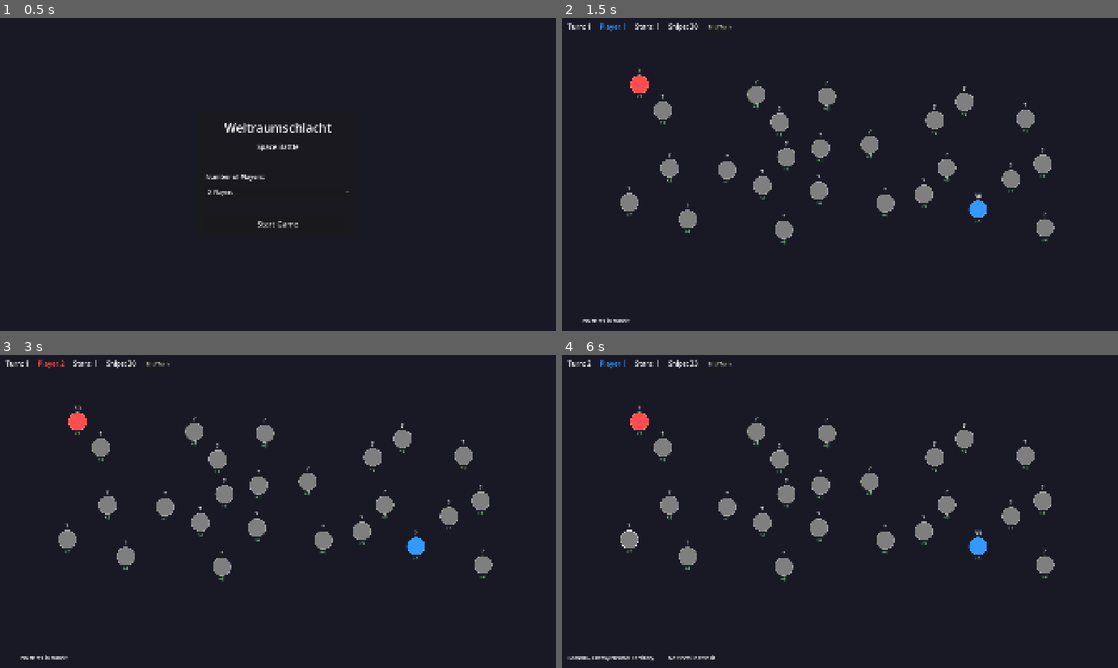
Above: before the commit, frames 1-4 (two rows, left to right).
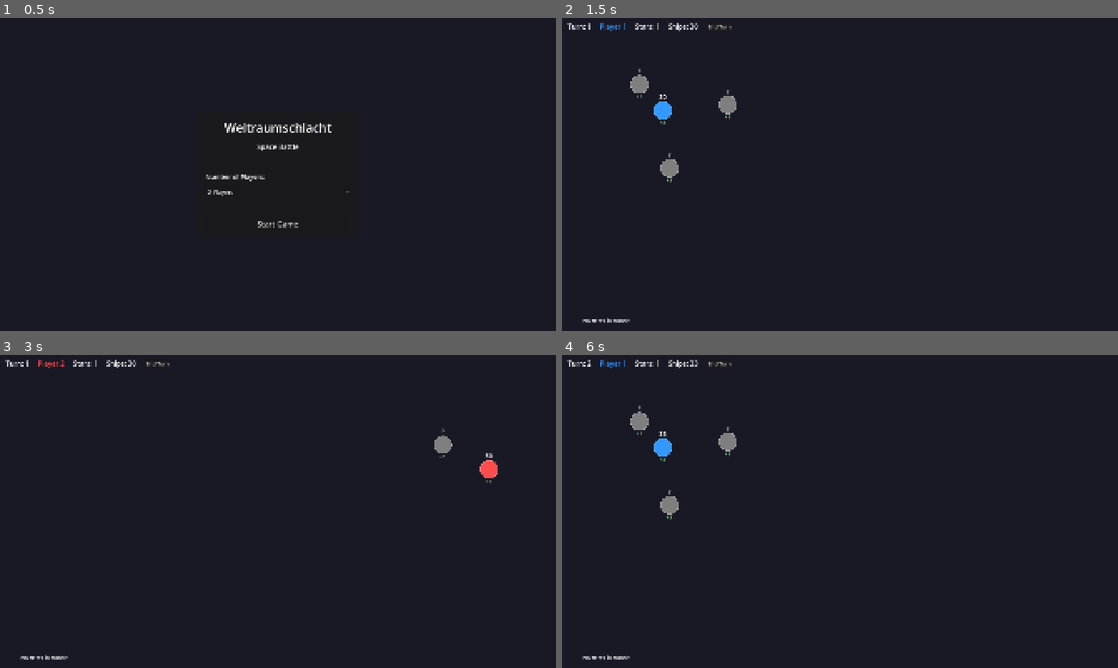
Above: after the commit, the same moments.

Repository: chrbayer/wrs
Game: Godot game, scene res://scenes/main.tscn
The game is run twice, just before and just after one commit, with the same random seed, the same clock (stepped at 60 frames per second) and the same inputs.
Inputs (mouse positions are in pixels of both pictures, inside the frame that each line leads up to):
- Up to frame 1 (0.5 s): no input
- Up to frame 2 (1.5 s): click "Start Game" at 0.5 s; click "Continue" at 1.25 s
- Up to frame 3 (3 s): click "End Turn" at 2 s; click "Continue" at 2.75 s
- Up to frame 4 (6 s): click "End Turn" at 3.5 s; click "End Turn" at 4.25 s; click "Continue" at 5 s; tap Enter at 5.75 s; move the mouse to (628, 539) at 5.77 s; click (628, 539) at 5.92 s

Frame 1 is identical in both runs. In frame 2, 4.2% of the frame differs, in the area x 10-89%, y 18-73%; in frame 3, 4.5%, in the area x 10-90%, y 16-73%; in frame 4, 4.4%.

Commit message:
Extend fog of war: stars only visible within range of owned systems
- Stars are now hidden unless within MAX_SYSTEM_DISTANCE (250px) of an
  owned system
- Universe generator ensures every star has at least one neighbor within
  visibility range for map connectivity
- Added hide_system() and show_system() methods to StarSystem

New requirements:
- U-06: Each star system shall have at least one neighbor within visibility range
- S-08: Star systems shall only be visible if within range of an owned system
- New parameter: MAX_SYSTEM_DISTANCE = 250 px

Co-Authored-By: Claude Opus 4.5 <noreply@anthropic.com>

Diff:
--- a/scripts/main.gd
+++ b/scripts/main.gd
@@ -182,13 +182,35 @@
 
 
 func _update_fog_of_war() -> void:
+	# First, determine which systems are visible to current player
+	var owned_systems: Array[StarSystem] = []
+	for system in systems:
+		if system.owner_id == current_player:
+			owned_systems.append(system)
+
 	# Update visibility based on current player
 	for system in systems:
-		system.update_visuals()
+		var system_visible = false
+
+		# Check if system is owned by current player
 		if system.owner_id == current_player:
-			system.show_fighter_count()
+			system_visible = true
 		else:
-			system.show_hidden_info()
+			# Check if any owned system is within visibility range
+			for owned in owned_systems:
+				if system.global_position.distance_to(owned.global_position) <= UniverseGenerator.MAX_SYSTEM_DISTANCE:
+					system_visible = true
+					break
+
+		if system_visible:
+			system.show_system()
+			system.update_visuals()
+			if system.owner_id == current_player:
+				system.show_fighter_count()
+			else:
+				system.show_hidden_info()
+		else:
+			system.hide_system()
 
 
 func _show_player_transition() -> void:
--- a/scripts/star_system.gd
+++ b/scripts/star_system.gd
@@ -101,7 +101,17 @@
 		production_label.add_theme_color_override("font_color", Color(0.56, 0.93, 0.56))
 
 
-## Show hidden info for fog of war
+## Hide the entire star system (fog of war - not in visibility range)
+func hide_system() -> void:
+	visible = false
+
+
+## Show the star system
+func show_system() -> void:
+	visible = true
+
+
+## Show hidden info for fog of war (visible but not owned)
 func show_hidden_info() -> void:
 	if label:
 		label.text = "?"
--- a/scripts/universe_generator.gd
+++ b/scripts/universe_generator.gd
@@ -4,6 +4,7 @@
 ## Generates a universe with star systems
 
 const MIN_SYSTEM_DISTANCE: float = 120.0
+const MAX_SYSTEM_DISTANCE: float = 250.0  # Max distance for visibility/connectivity
 const PLAYER_START_MIN_DISTANCE: float = 400.0
 const MAX_PLACEMENT_ATTEMPTS: int = 100
 
@@ -44,12 +45,17 @@
 		)
 
 		var valid = true
+		var has_neighbor = existing.is_empty()  # First star doesn't need neighbor
+
 		for existing_pos in existing:
-			if pos.distance_to(existing_pos) < MIN_SYSTEM_DISTANCE:
+			var dist = pos.distance_to(existing_pos)
+			if dist < MIN_SYSTEM_DISTANCE:
 				valid = false
 				break
+			if dist <= MAX_SYSTEM_DISTANCE:
+				has_neighbor = true
 
-		if valid:
+		if valid and has_neighbor:
 			return pos
 
 	return Vector2.INF  # Failed to find position
Not shown, changed: REQUIREMENTS.md
